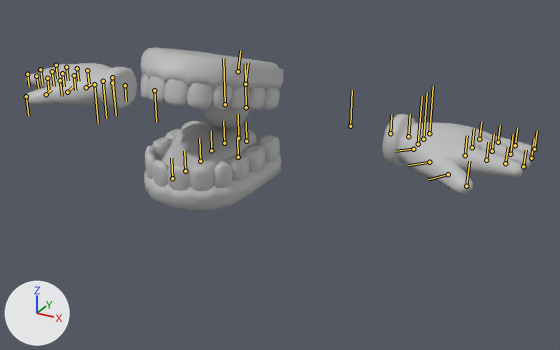
What one commit did to the FBX model MS/Assets/Models/Boss/boss_main_model.fbx.
Both versions are drawn from a camera (50 mm lens) standing at (0.678, -0.959, 0.599) and looking at (0.096, 0.099, 0.07). The lights are fixed; the arrows at lower left show +X, +Y and +Z. Both versions are drawn at the pose saved in each file; the numbers are the values there. The bones that bend it are drawn over the model as lines.

Objects in the first picture: 'eye', 'haguki', 'hand', 'tongue', 'tooth'.
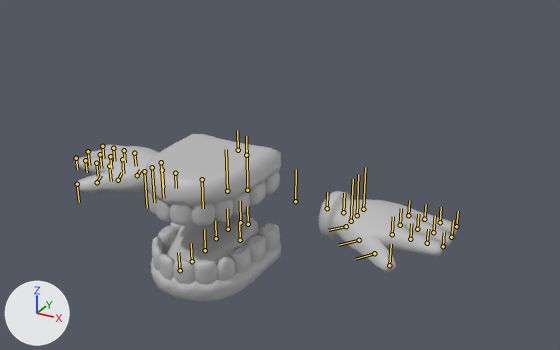
Changed parts and their boxes [x1, y1, x2, y2] in the pictures (560 x 350 px):
'hand', posed (25% narrower): before [26, 63, 535, 195]; after [75, 144, 457, 273]
'haguki', posed: before [141, 47, 284, 211]; after [144, 134, 281, 302]
'tooth', posed: before [141, 73, 280, 191]; after [147, 171, 280, 284]
'tongue', posed (6% taller): before [162, 122, 257, 171]; after [168, 214, 258, 266]
'eye', posed (not visible afterwards): before [201, 102, 249, 129]
bone 'Mouth', root to tip: before (246, 107) to (245, 63); after (247, 190) to (247, 150)
bone 'Up1', root to tip: before (245, 84) to (248, 63); after (246, 155) to (246, 136)
bone 'Tongue1', root to tip: before (238, 138) to (238, 114); after (240, 222) to (240, 201)
bone 'Tongue2', root to tip: before (224, 143) to (223, 121); after (228, 229) to (227, 209)
bone 'Down1', root to tip: before (246, 141) to (246, 122); after (248, 224) to (247, 206)
bone 'LeftShoulder', root to tip: before (350, 126) to (352, 90); after (295, 201) to (296, 169)
bone 'LeftHand1', root to tip: before (390, 133) to (391, 115); after (327, 208) to (327, 192)
bone 'RightShoulder', root to tip: before (154, 90) to (156, 122); after (202, 179) to (203, 208)
bone 'RightHand1', root to tip: before (125, 85) to (126, 101); after (175, 173) to (176, 188)

The edits, one by one:
Bone 'Mouth' (bone_mouth) moves from (0.0, 16.0, 0.0) to (0.0, 0.0, 0.0).
Bone 'Up1' (bone_up1) moves from (0.0, -2.7, 0.0) to (0.0, 0.0, 0.0).
Bone 'Up1' (bone_up1) turns from (-16, 0, 0) to (0, 0, 0) degrees about its own x, y and z.
Bone 'Tongue1' (bone_tongue1) moves from (0.0, 0.6, 0.0) to (0.0, 0.0, 0.0).
Bone 'Tongue2' (bone_tongue2) moves from (0.0, 0.0, 0.3) to (0.0, 0.0, 0.0).
Bone 'Down1' (bone_down1) moves from (0.0, 0.6, 0.0) to (0.0, 0.0, 0.0).
Bone 'LeftShoulder' (bone_leftshoulder) moves from (10.0, 0.0, 0.0) to (0.0, 0.0, 0.0).
Bone 'LeftHand1' (bone_lefthand1) moves from (0.8, 0.0, 0.0) to (0.0, 0.0, 0.0).
Bone 'RightShoulder' (bone_rightshoulder) moves from (-10.0, 0.0, 0.0) to (0.0, 0.0, 0.0).
Bone 'RightHand1' (bone_righthand1) moves from (-0.8, 0.0, 0.0) to (0.0, 0.0, 0.0).
